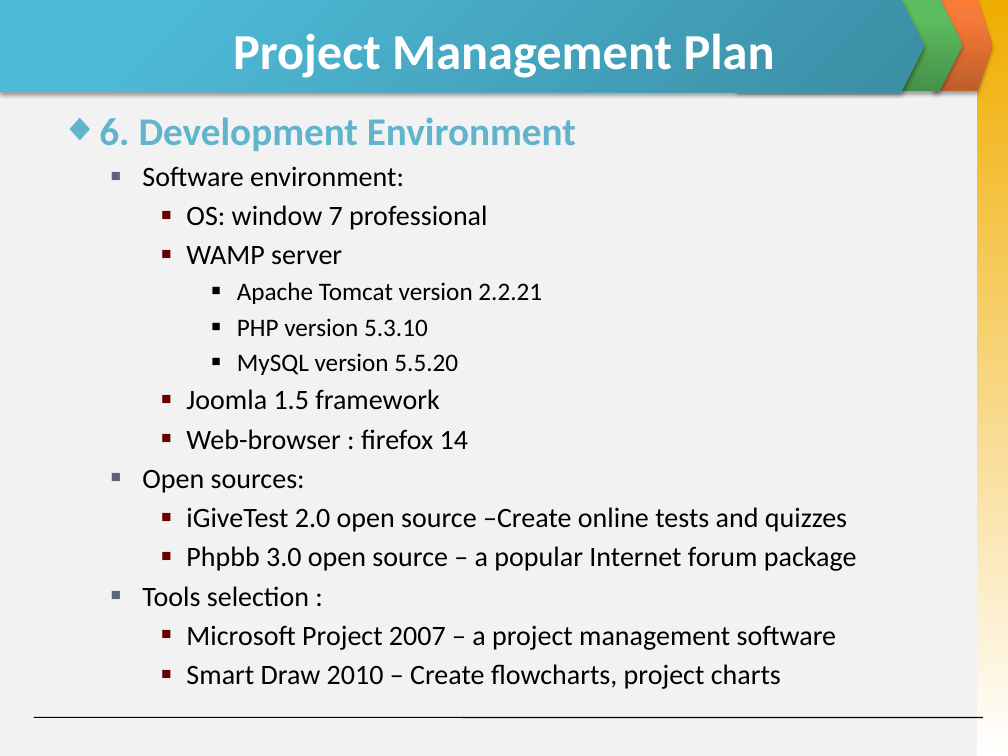
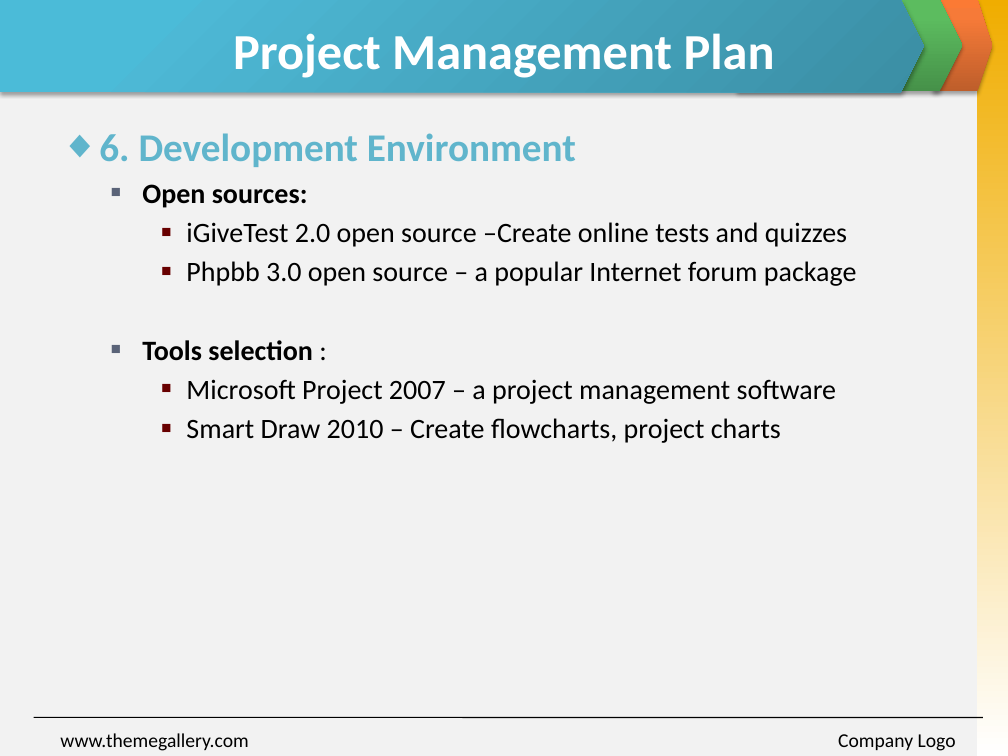
Before and after one commit to invisibleghost/e-learning-website, a slide deck: slide 16 of Document/Final report/Slide Present E-Learning.pptx. Drawn at 1008x756 pixels with LibreOffice and Linux fonts; fonts in the diff are those of the drawing. Boxes give left, top, right and bottom in pixels: in the first picture for what was removed or moved away, otherwise in the second. Text is boxed around its words. In the diff, an @@ line names an element or a change of style, - is before the commit and + after.

```diff
--- a/Document/Final report/Slide Present E-Learning.pptx
+++ b/Document/Final report/Slide Present E-Learning.pptx
@@ text "6. Development Environment" moved from (x1=99, y1=117, x2=857, y2=689) to (x1=99, y1=133, x2=857, y2=443) @@
@@ text at (x1=142, y1=166, x2=542, y2=450): paragraphs removed @@
-  ■ Software environment:
-    ■ OS: window 7 professional
-    ■ WAMP server
-      ■ Apache Tomcat version 2.2.21
-      ■ PHP version 5.3.10
-      ■ MySQL version 5.5.20
-    ■ Joomla 1.5 framework
-    ■ Web-browser : firefox 14
@@ text at (x1=142, y1=184, x2=313, y2=361): bold on in "Open sources:", "Tools selection" @@
@@ text added at (x1=60, y1=733, x2=248, y2=751), 14 pt, text #000000 @@
+www.themegallery.com
@@ text added at (x1=838, y1=734, x2=956, y2=751), 14 pt, text #000000 @@
+Company Logo
```
Also in this commit, not shown: 6 other slides changed, 1 slide added, 1 slide removed.
